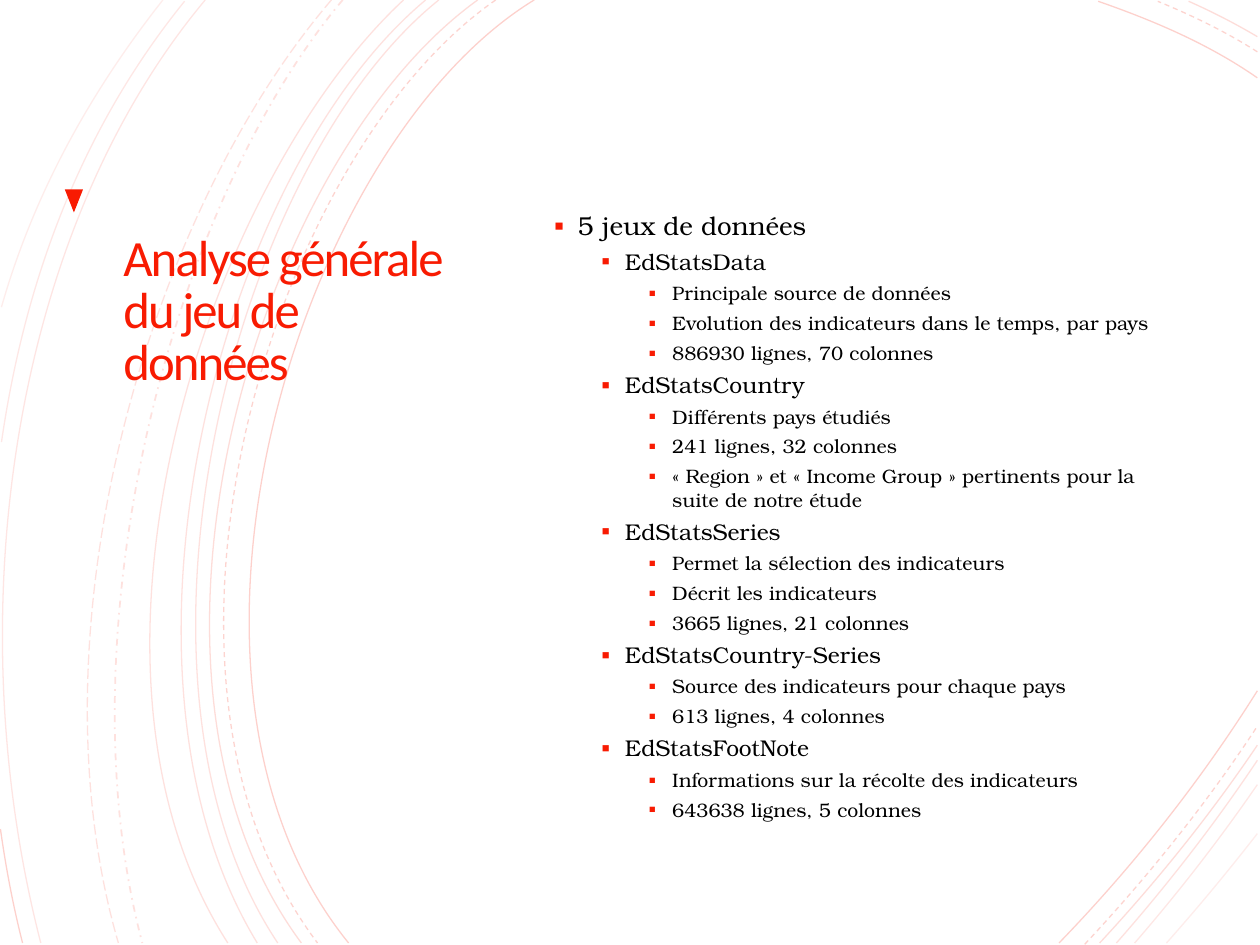
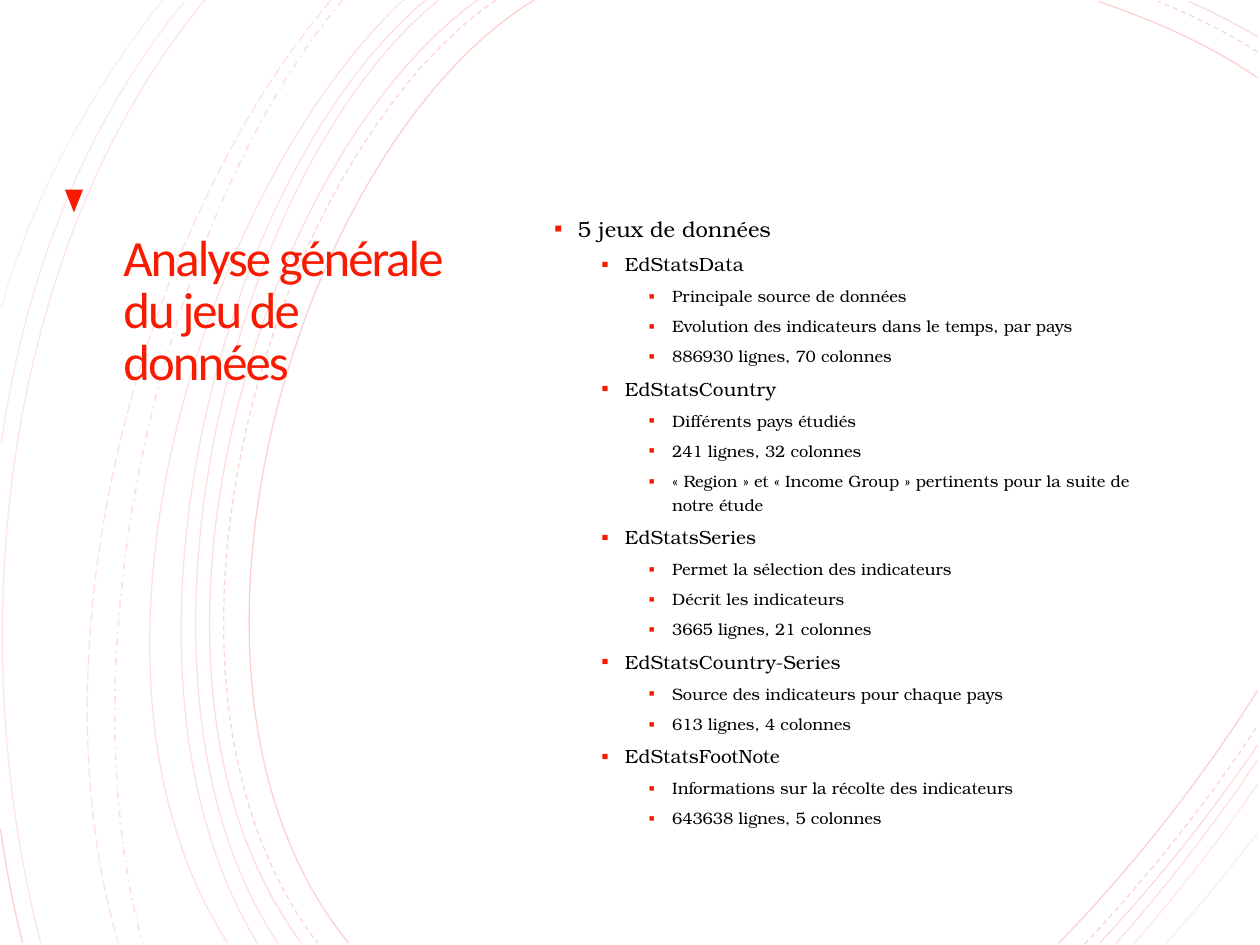
Before and after one commit to lalende/OpenClassRooms-Certification-Data-Scientist, a slide deck: slide 5 of Projet 2 - Analysez des données de systèmes éducatifs/Projet 2.pptx. Drawn at 1260x945 pixels with LibreOffice and Linux fonts; fonts in the diff are those of the drawing. Boxes give left, top, right and bottom in pixels: in the first picture for what was removed or moved away, otherwise in the second. Text is boxed around its words. In the diff, an @@ line names an element or a change of style, - is before the commit and + after.

```diff
--- a/Projet 2 - Analysez des données de systèmes éducatifs/Projet 2.pptx
+++ b/Projet 2 - Analysez des données de systèmes éducatifs/Projet 2.pptx
@@ outline #000000 0.75 pt to #000000 0.74 pt in 3 elements at (x1=105, y1=0, x2=639, y2=944), (x1=1062, y1=769, x2=1259, y2=944), (x1=63, y1=0, x2=563, y2=944) @@
@@ freeform shape at (x1=79, y1=0, x2=587, y2=944): outline #000000 0.75 pt dashed to #000000 0.74 pt dashed @@
@@ text "5 jeux de données" at (x1=578, y1=221, x2=1130, y2=828): size 14.8 to 12.5 pt in "5 jeux de données"; size 12.9 to 10.9 pt in "EdStatsData", "EdStatsCountry", "EdStatsSeries", "EdStatsCountry-Series" and 1 more places; size 11.1 to 9.4 pt in "Principale source de données", "Evolution des indicateurs dans le temps, par ...", "886930 lignes, 70 colonnes", "Différents pays étudiés" and 9 more places; line spacing 1 to 1.2 @@
@@ freeform shape at (x1=1060, y1=690, x2=1257, y2=942): outline #F81B02 0.75 pt to #F81B02 0.74 pt; outline redrawn @@
```
Also in this commit, not shown: 17 other slides changed, 1 other file.
